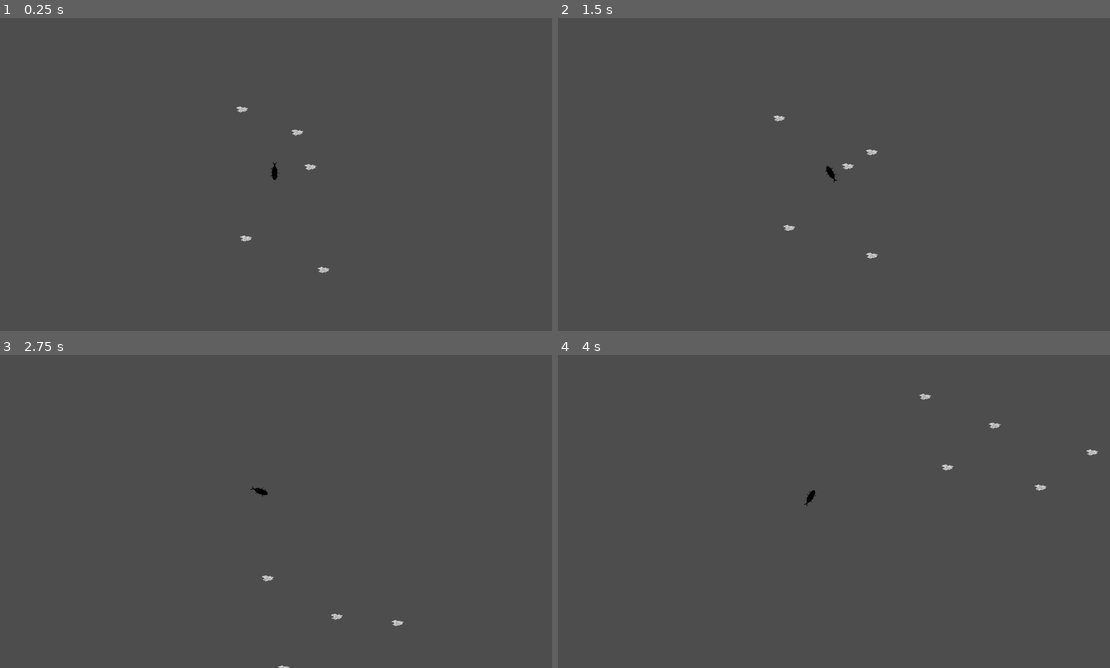
Above: before the commit, frames 1-4 (two rows, left to right).
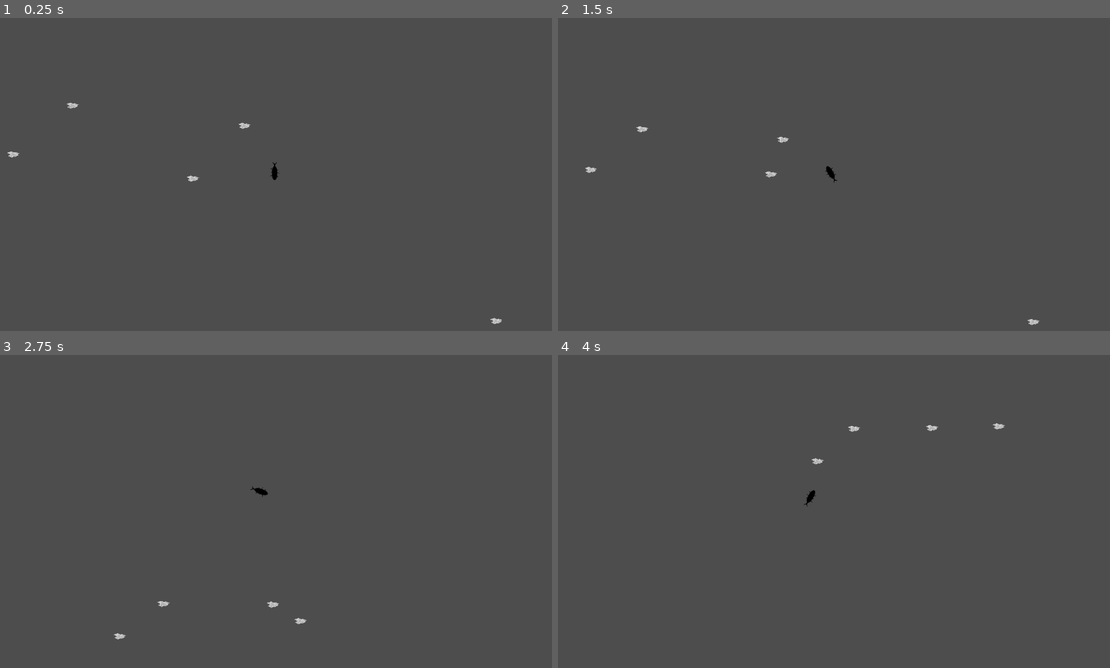
Above: after the commit, the same moments.

Repository: CarterHorton/starrrboard-HO
Game: Godot game, scene res://scenes/game.tscn
The game is run twice, just before and just after one commit, with the same random seed, the same clock (stepped at 60 frames per second) and the same inputs.
Inputs:
- Up to frame 1 (0.25 s): no input
- Up to frame 2 (1.5 s): hold Right (rotate_right) 0.53-1.28 s; hold Down (move_backward) from 1.28 s (still down)
- Up to frame 3 (2.75 s): release Down (move_backward) at 2.03 s; hold Right (rotate_right) from 2.03 s (still down)
- Up to frame 4 (4 s): release Right (rotate_right) at 2.78 s; hold Up (move_forward) 2.78-3.53 s; hold Left (rotate_left) from 3.53 s (still down)

The runs differ from the first frame. In frame 1, 0.3% of the frame differs, in the area x 1-91%, y 27-98%; in frame 2, 0.3%; in frame 3, 0.2%; in frame 4, 0.2%.

Commit message:
Added Random start positioning to scraps

Diff:
--- a/starrrboard,-ho!/project.godot
+++ b/starrrboard,-ho!/project.godot
@@ -51,3 +51,7 @@
 "events": [Object(InputEventKey,"resource_local_to_scene":false,"resource_name":"","device":-1,"window_id":0,"alt_press …(191 unchanged characters)…
 ]
 }
+
+[layer_names]
+
+2d_physics/layer_3="Scraps"
--- a/starrrboard,-ho!/scenes/Scraps.tscn
+++ b/starrrboard,-ho!/scenes/Scraps.tscn
@@ -8,6 +8,8 @@
 
 [node name="Scrap" type="CharacterBody2D"]
 scale = Vector2(0.02, 0.02)
+collision_layer = 4
+collision_mask = 4
 script = ExtResource("1_vh33x")
 
 [node name="Sprite2D" type="Sprite2D" parent="."]
--- a/starrrboard,-ho!/scripts/scraps.gd
+++ b/starrrboard,-ho!/scripts/scraps.gd
@@ -23,18 +23,22 @@
 func _on_ready() -> void:
 	rng.randomize() # Instanciate a random capture
 	pickTarget() # Pick a target to approach
+	global_position = target
 	pass # Replace with function body.
 
 # Move to new frame (RUN IN _process)
 func moveToTarget(delta: float) -> void:
 	# ----- Find Point -----
+	# Find direction by normalizing the difference
 	var direction = (target - global_position).normalized()
+	# Use delta so that the speed accounts for the frame
 	var distanceThisFrame = scrapSpeed * delta
+	# if the object would travel past the distance to target
 	if global_position.distance_to(target) <= distanceThisFrame:
-		global_position = target
-		pickTarget()
+		global_position = target # Set the position to the target position
+		pickTarget() # Pick a new target to travel to
 	else:
-		global_position += direction * distanceThisFrame
+		global_position += direction * distanceThisFrame # Add to globalposition
 
 func _process(delta: float) -> void:
 	moveToTarget(delta)
